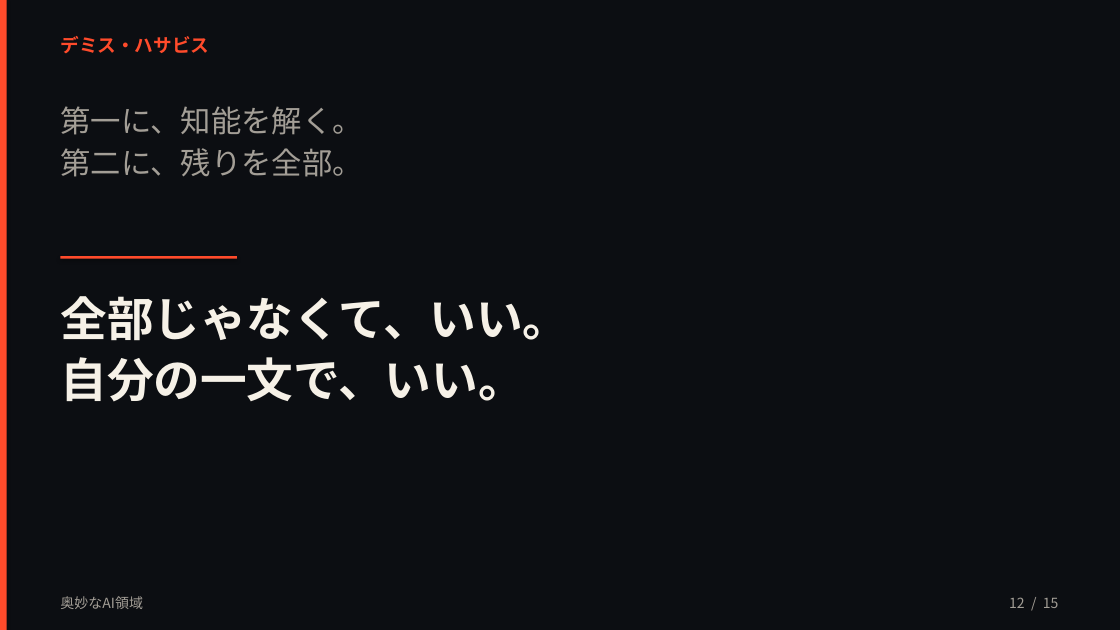
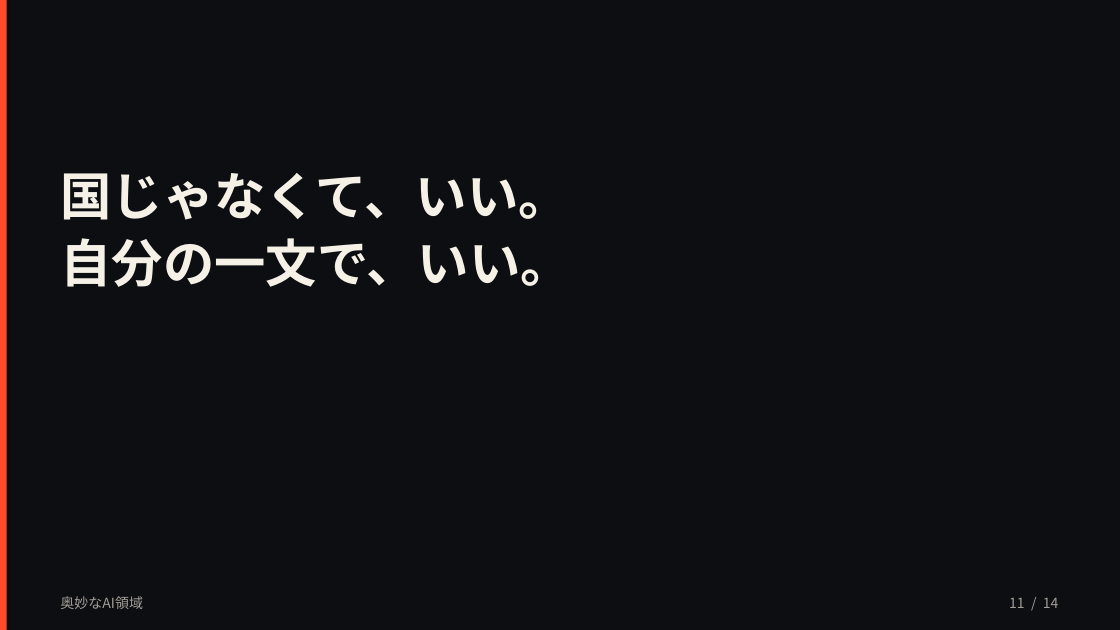
Before and after one commit to kouyozhang-design/vodcoach-ai, a slide deck: slide 11 of presentation/奥妙なAI領域.pptx (slide 12 before the commit). Drawn at 1120x630 pixels with LibreOffice and Linux fonts; fonts in the diff are those of the drawing. Boxes give left, top, right and bottom in pixels: in the first picture for what was removed or moved away, otherwise in the second. Text is boxed around its words. In the diff, an @@ line names an element or a change of style, - is before the commit and + after.

```diff
--- a/presentation/奥妙なAI領域.pptx
+++ b/presentation/奥妙なAI領域.pptx
@@ text removed at box(60, 36, 209, 53) @@
-デミス・ハサビス
@@ text removed at box(60, 106, 363, 177) @@
-第一に、知能を解く。
-第二に、残りを全部。
@@ text at box(60, 173, 569, 220): text changed; size 40 to 44 pt @@
-全部じゃなくて、いい。
+国じゃなくて、いい。
@@ text "国じゃなくて、いい。": place and size @@
-text "国じゃなくて、いい。" at box(60, 296, 569, 402)
+text "国じゃなくて、いい。" at box(60, 173, 571, 287)
@@ text at box(60, 238, 571, 287): size 40 to 44 pt in "自分の一文で、いい。" @@
@@ rectangle removed at box(60, 256, 237, 259) @@
@@ text at box(1009, 598, 1059, 608): text changed @@
-12 / 15
+11 / 14
```
Also in this commit, not shown: 9 other slides changed, 3 slides added, 4 slides removed, 2 other files.
